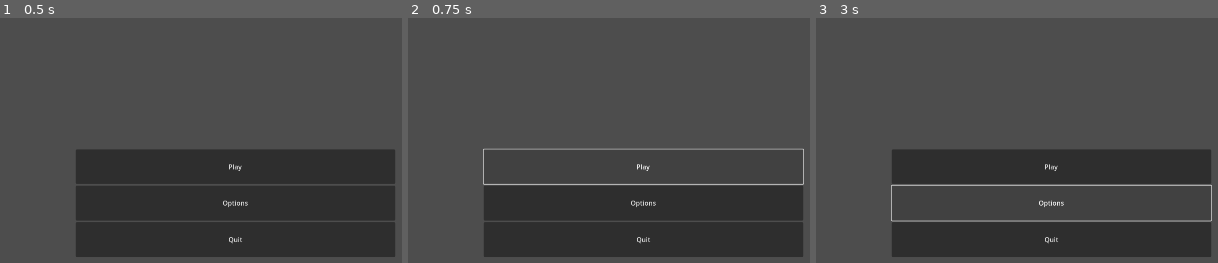
Above: before the commit, frames 1-3 (left to right).
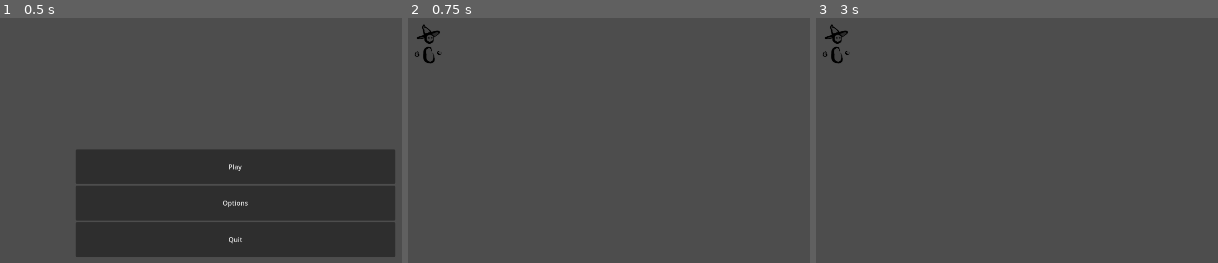
Above: after the commit, the same moments.

Repository: Meoah/Wazz-lock
Game: Godot game, scene res://Scenes/default.tscn
Two runs of this game, one before a commit and one after it. Both use one fixed random seed, a clock stepped at 60 frames per second and the inputs below.
Inputs (mouse positions are in pixels of both pictures, inside the frame that each line leads up to):
- Up to frame 1 (0.5 s): no input
- Up to frame 2 (0.75 s): click "Play" at 0.5 s
- Up to frame 3 (3 s): click (1053, 167) at 1.25 s, where only the run before the commit has a clickable "Play"; click (1053, 167) at 2 s, where only the run before the commit has a clickable "Play"; click (1053, 201) at 2.75 s, where only the run before the commit has a clickable "Options"

Frame 1 is identical in both runs. In frame 2, 24% of the frame differs, in the area x 1-99%, y 2-98%; in frame 3, 24%.

Commit message:
Main menu enters debug by default

Diff:
--- a/scenes/game_manager.tscn
+++ b/scenes/game_manager.tscn
@@ -1,7 +1,8 @@
-[gd_scene load_steps=4 format=3 uid="uid://cpv5i74img1v3"]
+[gd_scene load_steps=5 format=3 uid="uid://cpv5i74img1v3"]
 
 [ext_resource type="Script" uid="uid://dbaxi2jjyn2im" path="res://scripts/game/game_manager.gd" id="1_hwd4i"]
 [ext_resource type="Script" uid="uid://dlyqy2ujtb70s" path="res://scripts/ui/pop_ups/popup_queue.gd" id="2_glms7"]
+[ext_resource type="PackedScene" uid="uid://1gbo7h5cshjx" path="res://scenes/rooms/debug.tscn" id="2_oo155"]
 [ext_resource type="PackedScene" uid="uid://bo6oudf3dtprg" path="res://scenes/ui/pop_ups/blocker.tscn" id="3_udu3i"]
 
 [node name="GameManager" type="Control" node_paths=PackedStringArray("_scene_root", "_popup_queue")]
@@ -12,6 +13,7 @@
 grow_horizontal = 2
 grow_vertical = 2
 script = ExtResource("1_hwd4i")
+_debug_scene = ExtResource("2_oo155")
 _scene_root = NodePath("SceneRoot")
 _popup_queue = NodePath("PopupQueue")
 
--- a/scripts/game/game_manager.gd
+++ b/scripts/game/game_manager.gd
@@ -8,6 +8,7 @@
 #TODO var _game_run : GameRun
 var _state_machine : StateMachine
 
+@export var _debug_scene : PackedScene
 @export var _scene_root : Control
 @export var _popup_queue : PopupQueue
 
@@ -36,6 +37,7 @@
 
 	main_menu_state = MainMenuState.new(_state_machine)
 	play_state = PlayState.new(_state_machine)
+	pause_state = PauseState.new(_state_machine)
 
 	_state_machine.transition_to(main_menu_state)
 
@@ -70,3 +72,6 @@
 
 	var new_scene = scene.instantiate()
 	_scene_root.add_child(new_scene)
+
+func start_debug_room() -> void:
+	change_scene_deferred(_debug_scene)
--- a/scripts/game/main_menu.gd
+++ b/scripts/game/main_menu.gd
@@ -13,5 +13,5 @@
 	#TODO save file
 
 func _on_play_pressed():
-	pass
-	#GameManager.
+	# TODO THIS NEEDS TO BE CHANGED FROM DEBUG SCENE
+	GameManager.start_debug_room()
